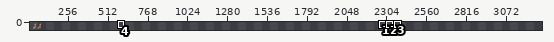
Two states of a sprite sheet, assets/characters/abram.png. The picture above shows the old version from afar; the outline marks the close-up.
Close-up. Before the commit:
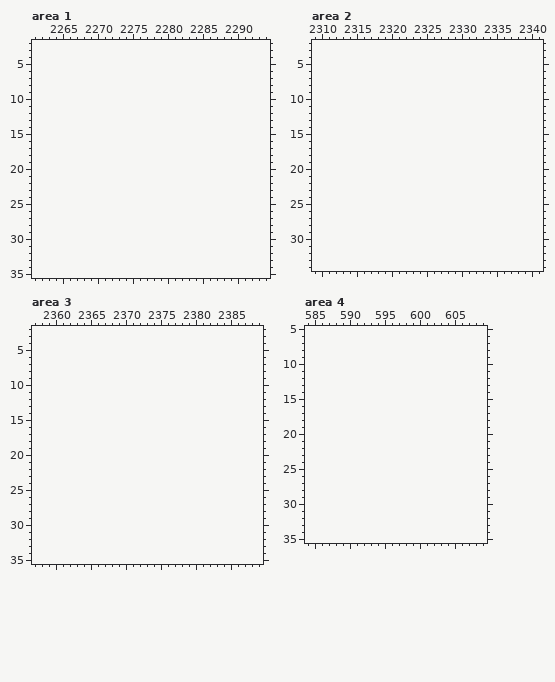
The file is 64x32 pixels. Colours within 5 levels of each other are drawn and written as one. Shown: area 1: x 2261..2294, y 2..35; area 2: x 2309..2341, y 2..34; area 3: x 2357..2389, y 2..35; area 4: x 584..609, y 5..35. The old version is drawn lined up with the new one, on the new canvas. The wide view leaves out empty margins. The commit also changed other parts of the picture, which this record leaves out.
Once edited:
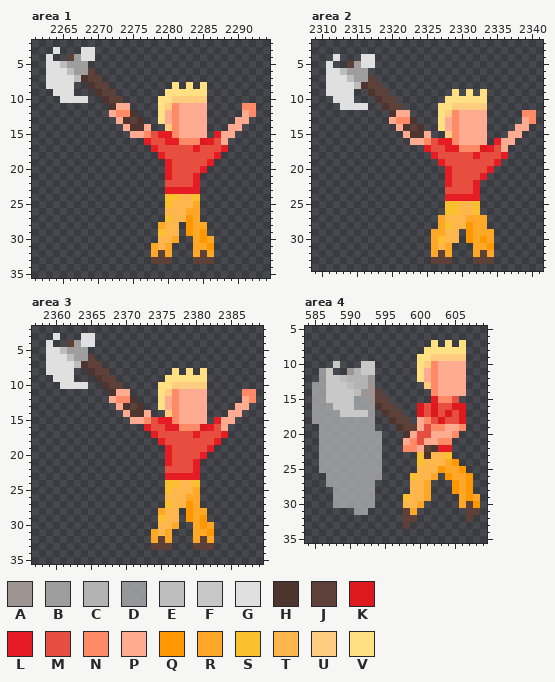
Palette (. is transparent): A #9e9592  B #9e9e9e  C #b3b3b3  D #bdbdbdaf  E #bdbdbd  F #c8c8c8  G #e0e0e0  H #4e342e  J #5d4037  K #dd191d  L #e51c23  M #e84e40  N #ff8a65  P #ffab91  Q #ff9800  R #ffa726  S #fbc02d  T #ffb74d  U #ffcc80  V #ffe082
What changed:
canvas 64x32 -> 3312x42, the old top-left corner now at 24,5
Area 1:
y 3: x 2264 . -> G; x 2268..2269 .. -> GG
y 4: x 2263 . -> G; x 2266..2269 .... -> JBGG
y 5: x 2263..2268 ...... -> GGEBBB
y 6: x 2263..2269 ....... -> GGGEBBJ
y 7: x 2263..2270 ........ -> GGGGEHJJ
y 8: x 2263..2266 .... -> GGGG; x 2269..2271 ... -> HJJ; x 2281 . -> V; x 2283 . -> V; x 2285 . -> V
y 9: x 2264..2266 ... -> GGG; x 2270..2272 ... -> HJJ; x 2280..2285 ...... -> VVVVVV
y 10: x 2265..2268 .... -> GGGG; x 2271..2273 ... -> HJJ; x 2279..2285 ....... -> VVUUUUU
y 11: x 2272..2274 ... -> HPP; x 2279..2285 ....... -> VUNPPPP; x 2291..2292 .. -> NN
y 12: x 2272..2275 .... -> PNNH; x 2279..2285 ....... -> VPNPPPP; x 2291..2292 .. -> PN
y 13: x 2273..2276 .... -> PHJH; x 2279..2285 ....... -> VPNPPPP; x 2290..2291 .. -> PP
y 14: x 2274..2277 .... -> PHHP; x 2280..2285 ...... -> UNPPPP; x 2289..2290 .. -> PP
y 15: x 2275..2285 ........... -> PPNMLLNPPPP; x 2287..2289 ... -> LPP
y 16: x 2277..2288 ............ -> LMMLLNNNKLMP
y 17: x 2278..2288 ........... -> LMMMMMLMMML
y 18: x 2279..2287 ......... -> LMMMMMMML
y 19: x 2280..2286 ....... -> LMMMMML
y 20: x 2280..2285 ...... -> LMMMML
y 21: x 2280..2284 ..... -> LMMML
y 22: x 2280..2284 ..... -> MMMML
y 23: x 2280..2284 ..... -> LLLLL
y 24: x 2280..2284 ..... -> SSTTS
y 25: x 2280..2284 ..... -> STTTR
y 26: x 2280..2284 ..... -> TTTRR
y 27: x 2280..2284 ..... -> STTQR
y 28: x 2279..2281 ... -> RTT; x 2283..2285 ... -> QRR
y 29: x 2279..2281 ... -> STT; x 2283..2285 ... -> QRQ
y 30: x 2279..2281 ... -> TTR; x 2284..2286 ... -> RQR
y 31: x 2278..2280 ... -> RTR; x 2284..2286 ... -> RRQ
y 32: x 2278..2280 ... -> RJR; x 2284..2286 ... -> RJR
y 33: x 2278..2280 ... -> JJJ; x 2284..2286 ... -> JJJ
Area 2:
y 4: x 2312 . -> G; x 2316..2317 .. -> GG
y 5: x 2311 . -> G; x 2314..2317 .... -> JBGG
y 6: x 2311..2316 ...... -> GGEBBB
y 7: x 2311..2317 ....... -> GGGEBBJ
y 8: x 2311..2318 ........ -> GGGGEHJJ
y 9: x 2311..2314 .... -> GGGG; x 2317..2319 ... -> HJJ; x 2329 . -> V; x 2331 . -> V; x 2333 . -> V
y 10: x 2312..2314 ... -> GGG; x 2318..2320 ... -> HJJ; x 2328..2333 ...... -> VVVVVV
y 11: x 2313..2316 .... -> GGGG; x 2319..2321 ... -> HJJ; x 2327..2333 ....... -> VVUUUUU
y 12: x 2320..2322 ... -> HPP; x 2327..2333 ....... -> VUNPPPP; x 2339..2340 .. -> NN
y 13: x 2320..2323 .... -> PNNH; x 2327..2333 ....... -> VPNPPPP; x 2339..2340 .. -> PN
y 14: x 2321..2324 .... -> PHJH; x 2327..2333 ....... -> VPNPPPP; x 2338..2339 .. -> PP
y 15: x 2322..2325 .... -> PHHP; x 2328..2333 ...... -> UNPPPP; x 2337..2338 .. -> PP
y 16: x 2323..2333 ........... -> PPNMLLNPPPP; x 2335..2337 ... -> LPP
y 17: x 2325..2336 ............ -> LMMLLNNNKLMP
y 18: x 2326..2336 ........... -> LMMMMMLMMML
y 19: x 2327..2335 ......... -> LMMMMMMML
y 20: x 2328..2334 ....... -> LMMMMML
y 21: x 2328..2333 ...... -> LMMMML
y 22: x 2328..2332 ..... -> LMMML
y 23: x 2328..2332 ..... -> MMMML
y 24: x 2328..2332 ..... -> LLLLL
y 25..26: x 2328..2332 ..... -> SSTTS
y 27: x 2327..2333 ....... -> RTTTRRR
y 28: x 2327..2333 ....... -> RSTTQRR
y 29: x 2326..2329 .... -> RRTT; x 2331..2334 .... -> QRRR
y 30: x 2326..2329 .... -> RSTT; x 2331..2334 .... -> QRQR
y 31: x 2326..2328 ... -> RTR; x 2332..2334 ... -> RRQ
y 32: x 2326..2328 ... -> RJR; x 2332..2334 ... -> RJR
y 33: x 2326..2328 ... -> JJJ; x 2332..2334 ... -> JJJ
Area 3:
y 3: x 2360 . -> G; x 2364..2365 .. -> GG
y 4: x 2359 . -> G; x 2362..2365 .... -> JBGG
y 5: x 2359..2364 ...... -> GGEBBB
y 6: x 2359..2365 ....... -> GGGEBBJ
y 7: x 2359..2366 ........ -> GGGGEHJJ
y 8: x 2359..2362 .... -> GGGG; x 2365..2367 ... -> HJJ; x 2377 . -> V; x 2379 . -> V; x 2381 . -> V
y 9: x 2360..2362 ... -> GGG; x 2366..2368 ... -> HJJ; x 2376..2381 ...... -> VVVVVV
y 10: x 2361..2364 .... -> GGGG; x 2367..2369 ... -> HJJ; x 2375..2381 ....... -> VVUUUUU
y 11: x 2368..2370 ... -> HPP; x 2375..2381 ....... -> VUNPPPP; x 2387..2388 .. -> NN
y 12: x 2368..2371 .... -> PNNH; x 2375..2381 ....... -> VPNPPPP; x 2387..2388 .. -> PN
y 13: x 2369..2372 .... -> PHJH; x 2375..2381 ....... -> VPNPPPP; x 2386..2387 .. -> PP
y 14: x 2370..2373 .... -> PHHP; x 2376..2381 ...... -> UNPPPP; x 2385..2386 .. -> PP
y 15: x 2371..2381 ........... -> PPNMLLNPPPP; x 2383..2385 ... -> LPP
y 16: x 2373..2384 ............ -> LMMLLNNNKLMP
y 17: x 2374..2384 ........... -> LMMMMMLMMML
y 18: x 2375..2383 ......... -> LMMMMMMML
y 19: x 2376..2382 ....... -> LMMMMML
y 20: x 2376..2381 ...... -> LMMMML
y 21: x 2376..2380 ..... -> LMMML
y 22: x 2376..2380 ..... -> MMMML
y 23: x 2376..2380 ..... -> LLLLL
y 24: x 2376..2380 ..... -> SSTTS
y 25: x 2376..2380 ..... -> STTTR
y 26: x 2376..2380 ..... -> TTTRR
y 27: x 2376..2380 ..... -> STTQR
y 28: x 2375..2377 ... -> RTT; x 2379..2381 ... -> QRR
y 29: x 2375..2377 ... -> STT; x 2379..2381 ... -> QRQ
y 30: x 2375..2377 ... -> TTR; x 2380..2382 ... -> RQR
y 31: x 2374..2376 ... -> RTR; x 2380..2382 ... -> RRQ
y 32: x 2374..2376 ... -> RJR; x 2380..2382 ... -> RJR
y 33: x 2374..2376 ... -> JJJ; x 2380..2382 ... -> JJJ
Area 4:
y 7: x 602 . -> V; x 604 . -> V; x 606 . -> V
y 8: x 601..606 ...... -> VVVVVV
y 9: x 600..606 ....... -> VVUUUUU
y 10: x 588 . -> F; x 592..593 .. -> FF; x 600..606 ....... -> VUNPPPP
y 11: x 586..587 .. -> DF; x 590..593 .... -> ACFF; x 600..606 ....... -> VPNPPPP
y 12: x 586..593 ........ -> DFFECCCD; x 600..606 ....... -> VPNPPPP
y 13: x 585..593 ......... -> DDFFFECCA; x 601..606 ...... -> UNPPPP
y 14: x 585..594 .......... -> DDFFFFEAAJ; x 602..606 ..... -> NPPPP
y 15: x 585..595 ........... -> DDFFFFDDAJJ; x 602..605 .... -> LNNM
y 16: x 585..596 ............ -> DDDFFFDDDHJJ; x 600..606 ....... -> KMKMMKK
y 17: x 585..593 ......... -> DDDDFFFFD; x 595..597 ... -> HJJ; x 600..606 ....... -> KMKMKMK
y 18: x 585..593 ......... -> DDDDDDDDD; x 596..598 ... -> HJJ; x 600..606 ....... -> PNMKMMK
y 19: x 586..593 ........ -> DDDDDDDD; x 597..606 .......... -> HJJPMNNPPN
y 20: x 586..594 ......... -> DDDDDDDDD; x 598..605 ........ -> HPMMPPPN
y 21: x 586..594 ......... -> DDDDDDDDD; x 598..604 ....... -> PNMPPNN
y 22: x 586..594 ......... -> DDDDDDDDD; x 598..604 ....... -> NNPJHLL
y 23: x 586..594 ......... -> DDDDDDDDD; x 600..604 ..... -> SHTTS
y 24: x 586..594 ......... -> DDDDDDDDD; x 600..605 ...... -> STTTRQ
y 25: x 586..594 ......... -> DDDDDDDDD; x 600..606 ....... -> TTTQRRQ
y 26: x 587..594 ........ -> DDDDDDDD; x 599..602 .... -> STTR; x 604..607 .... -> QRRQ
y 27: x 587..593 ....... -> DDDDDDD; x 599..601 ... -> TTR; x 605..607 ... -> QRQ
y 28: x 588..593 ...... -> DDDDDD; x 599..601 ... -> TTR; x 605..607 ... -> QRQ
y 29: x 588..593 ...... -> DDDDDD; x 598..601 .... -> STTR; x 606..608 ... -> RQR
y 30: x 588..593 ...... -> DDDDDD; x 598..600 ... -> TTR; x 606..608 ... -> RJQ
y 31: x 591..592 .. -> DD; x 598..599 .. -> JR; x 607..608 .. -> JJ
y 32: x 598..599 .. -> JJ; x 607 . -> J
y 33: x 598 . -> J
Where, in picture pixels (left, top, right, bottom), the same in both close-ups:
added: (46, 47, 256, 264)
added: (326, 54, 536, 264)
added: (46, 333, 256, 550)
added: (312, 340, 480, 529)
